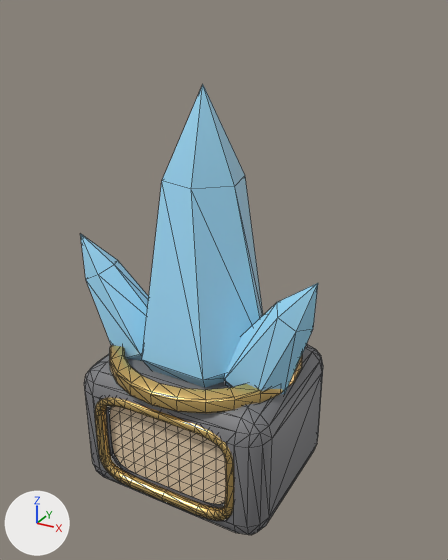
Before and after pictures for a commit that changed the glTF model godot/assets/models/body/kit/Kit_Head_LeagueCrystal.glb.
Camera for both pictures: a camera (50 mm lens) standing at (0.34, -0.574, 0.602) and looking at (0.015, 0.019, 0.306). Lighting does not change. The marker at lower left points along +X, +Y and +Z. The older version comes first. Mesh edges are drawn as thin lines. Vertices at exactly the same position are counted once.

Names of what the first picture shows: 'FacePlate', 'Kit_Head_LeagueCrystal'.
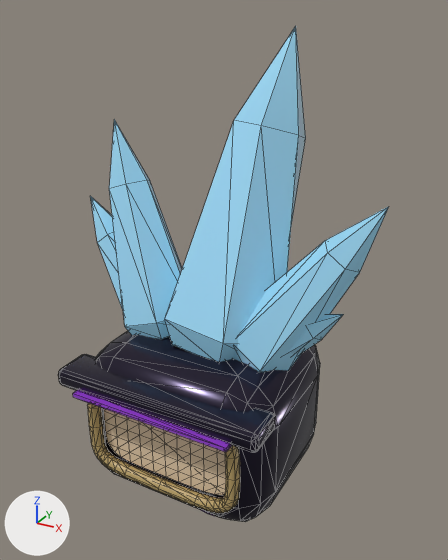
Pixel boxes [x1, y1, x2, y2] of what changed, in the pictures (448 x 560 px):
'Kit_Head_LeagueCrystal', reshaped (36% wider, 10% taller)
    before: [80, 84, 323, 535]
    after: [58, 26, 389, 522]
'FacePlate', moved, rescaled
    before: [110, 406, 226, 504]
    after: [104, 408, 226, 495]
part 1 of me_hlk_mask, added
    after: [73, 390, 232, 452]
part 2 of me_hlk_mask, rebuilt
    before: [95, 398, 234, 521]
    after: [87, 403, 240, 513]
part 3 of me_hlk_mask, rebuilt
    before: [84, 344, 323, 535]
    after: [95, 331, 320, 522]
part 4 of me_hlk_mask, rebuilt (16% wider, 10% taller)
    before: [142, 84, 263, 388]
    after: [165, 26, 306, 362]
part 5 of me_hlk_mask, rebuilt
    before: [80, 234, 149, 360]
    after: [90, 196, 123, 310]
part 6 of me_hlk_mask, added
    after: [58, 354, 275, 452]
part 7 of me_hlk_mask, added (blue)
    after: [233, 207, 389, 372]
part 8 of me_hlk_mask, added (blue)
    after: [109, 120, 182, 339]
part 9 of me_hlk_mask, added (blue)
    after: [287, 314, 343, 354]
part 10 of me_hlk_mask, deleted
    before: [110, 283, 318, 413]

The change in detail:
Material 'League_Glow' (mat_league_glow) is new.
Its base color is (0.3, 0.05, 0.65) (purple #953fd3).
Its roughness is 0.3.
Material 'League_Void' (mat_league_void) is new.
Its base color is (0.028, 0.022, 0.045) (dark purple #2f293c).
Its metallic is 0.75.
Its roughness is 0.2.
Material 'Base_Brass' (mat_base_brass) is new.
Its base color is (0.5, 0.36, 0.14) (brown #bca269).
Its roughness is 0.38.
me_hlk_mask is used by ob_kit_head_leaguecrystal; location (0.0, 0.0, 0.0).
me_hlk_mask had 769 vertices, 1514 faces and spanned x -0.151..0.151, y -0.118..0.118, z 0.0..0.53.
me_hlk_mask no longer uses material mat_base_iron (grey #7c7c7e).
me_hlk_mask no longer uses material mat_league_gold (beige #edc87c).
me_hlk_mask now has 811 vertices, 1582 faces and spans x -0.184..0.197, y -0.132..0.123, z -0.046..0.584.
me_hlk_mask part 1: a new loose piece, a box spanning x -0.1..0.1, y -0.132..-0.12, z 0.1925..0.1975, in mat_league_glow (purple #953fd3).
me_hlk_mask part 2: the loose piece of 192 vertices spanning x -0.097..0.097, y -0.108..-0.094, z 0.06..0.19 is rebuilt with 192 vertices and now spans x -0.102..0.102, y -0.114..-0.098, z 0.078..0.202, in mat_base_brass (brown #bca269).
me_hlk_mask part 3: the loose piece of 104 vertices spanning x -0.125..0.125, y -0.105..0.105, z 0.04..0.21 is rebuilt with 112 vertices and now spans x -0.125..0.125, y -0.109..0.11, z 0.045..0.235, in mat_league_void (dark purple #2f293c).
me_hlk_mask part 4: the loose piece of 19 vertices spanning x -0.085..0.085, y -0.075..0.075, z 0.2..0.53 is rebuilt with 19 vertices and now spans x -0.066..0.093, y -0.051..0.123, z 0.201..0.584.
me_hlk_mask part 5: the loose piece of 19 vertices spanning x -0.151..-0.04, y -0.058..0.015, z 0.189..0.353 is rebuilt with 19 vertices and now spans x -0.184..-0.035, y -0.033..0.037, z 0.205..0.38.
me_hlk_mask part 6: a new loose piece of 56 vertices spanning x -0.13..0.13, y -0.125..-0.075, z 0.194..0.216, in mat_league_void (dark purple #2f293c).
me_hlk_mask part 7: a new loose piece of 19 vertices spanning x 0.03..0.197, y -0.037..0.042, z 0.205..0.42, in mat_league_crystal (blue #a0ddf9).
me_hlk_mask part 8: a new loose piece of 19 vertices spanning x -0.148..-0.02, y -0.04..0.05, z 0.212..0.477, in mat_league_crystal (blue #a0ddf9).
me_hlk_mask part 9: a new loose piece of 19 vertices spanning x 0.046..0.165, y -0.026..0.027, z 0.206..0.3, in mat_league_crystal (blue #a0ddf9).
me_hlk_mask part 10: 211 vertices removed from x -0.118..0.151, y -0.118..0.118, z 0.189..0.353.
Other edits to the shape of me_hlk_mask do not show in these pictures.
me_hlk_mask no longer uses material mat_iron (grey #737376).
me_hlk_mask gains material mat_league_void (dark purple #2f293c).
me_hlk_mask gains material mat_base_brass (brown #bca269).
me_hlk_mask gains material mat_league_glow (purple #953fd3).
me_faceplate is used by ob_faceplate; location (0.0, 0.0, 0.0).
me_faceplate had 77 vertices, 120 faces and spanned x -0.083..0.083, y -0.093, z 0.073..0.177.
me_faceplate now has 77 vertices, 120 faces and spans x -0.087..0.087, y -0.097, z 0.092..0.188.
me_faceplate part 11: the whole mesh is scaled about its middle by (1.06, 1, 0.923), then moved by (0.0, -0.004, 0.015).
